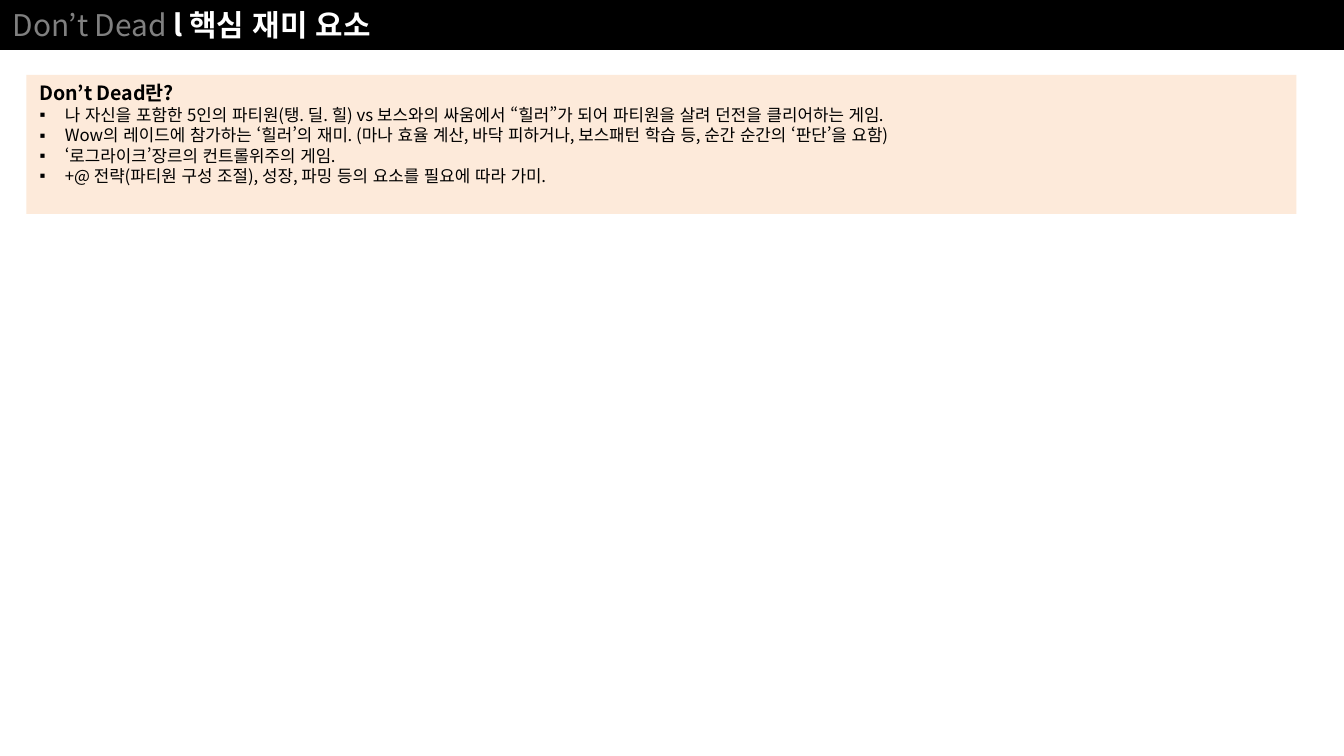
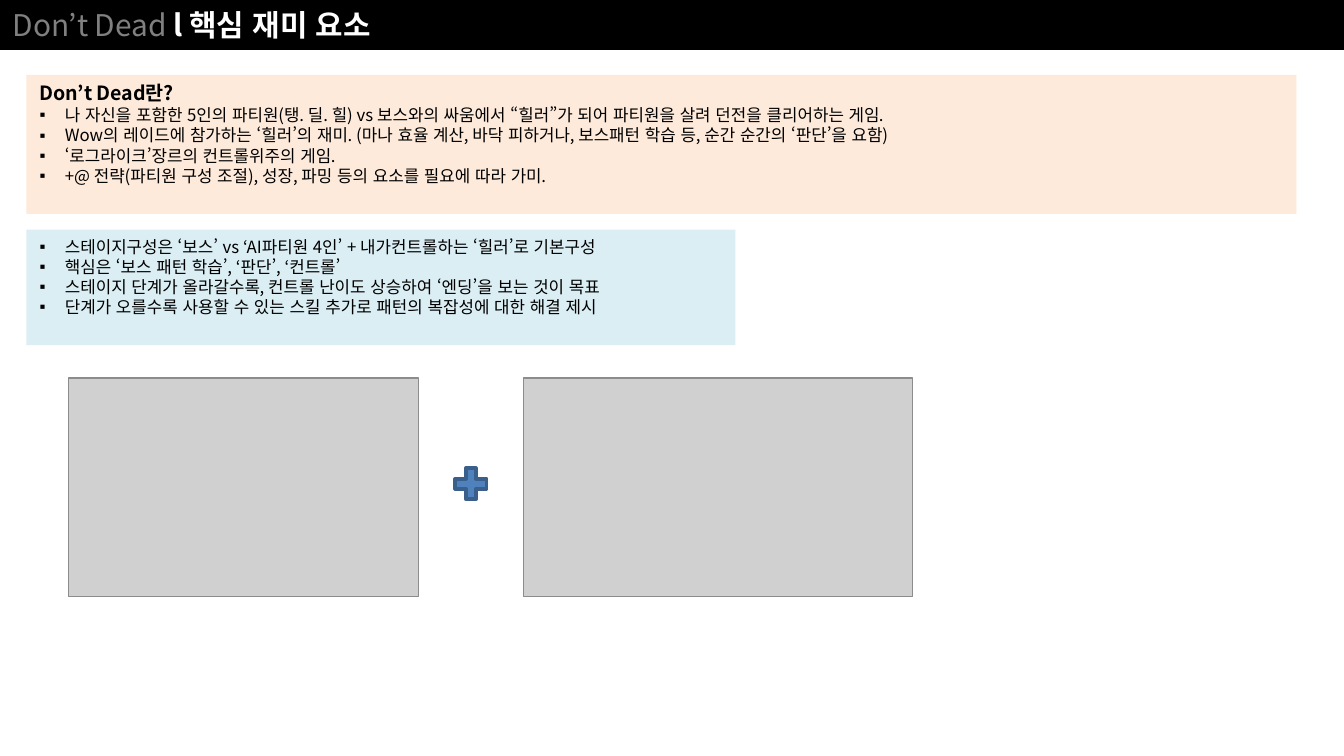
Before and after one commit to NoahCalhoun/DontDie, a slide deck: slide 2 of DDDocument/Don't Die ProtoType.pptx. Drawn at 1344x756 pixels with LibreOffice and Linux fonts; fonts in the diff are those of the drawing; grey boxes stand for pictures. Boxes give left, top, right and bottom in pixels: in the first picture for what was removed or moved away, otherwise in the second. Text is boxed around its words. In the diff, an @@ line names an element or a change of style, - is before the commit and + after.

```diff
--- a/DDDocument/Don't Die ProtoType.pptx
+++ b/DDDocument/Don't Die ProtoType.pptx
@@ rectangle added at [27, 230, 737, 345], fill #DBEEF4, 9 pt, text #000000 @@
+▪ 스테이지구성은 ‘보스’ vs ‘AI파티원 4인’ + 내가컨트롤하는 ‘힐러’로 기본구성
+▪ 핵심은 ‘보스 패턴 학습’, ‘판단’, ‘컨트롤’
+▪ 스테이지 단계가 올라갈수록, 컨트롤 난이도 상승하여 ‘엔딩’을 보는 것이 목표
+▪ 단계가 오를수록 사용할 수 있는 스킬 추가로 패턴의 복잡성에 대한 해결 제시
@@ picture added at [69, 378, 418, 597] @@
@@ picture added at [524, 378, 913, 597] @@
@@ plus sign added at [450, 462, 492, 504], fill #4F81BD, outline #3A5F8C 2 pt @@
```
Also in this commit, not shown: 3 other slides changed, 3 slides added.
